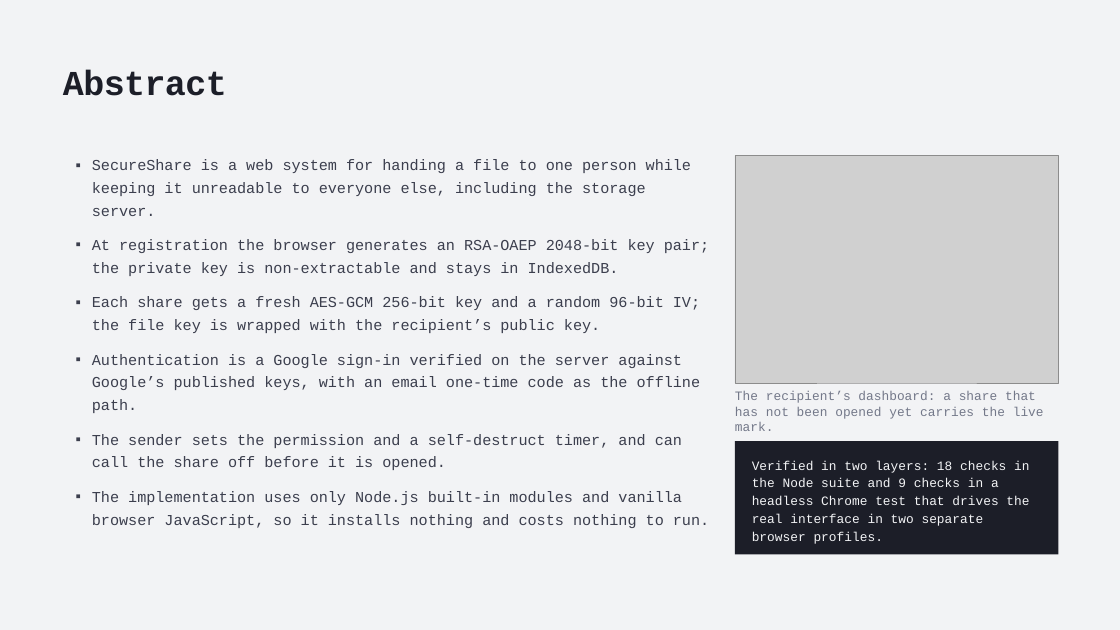
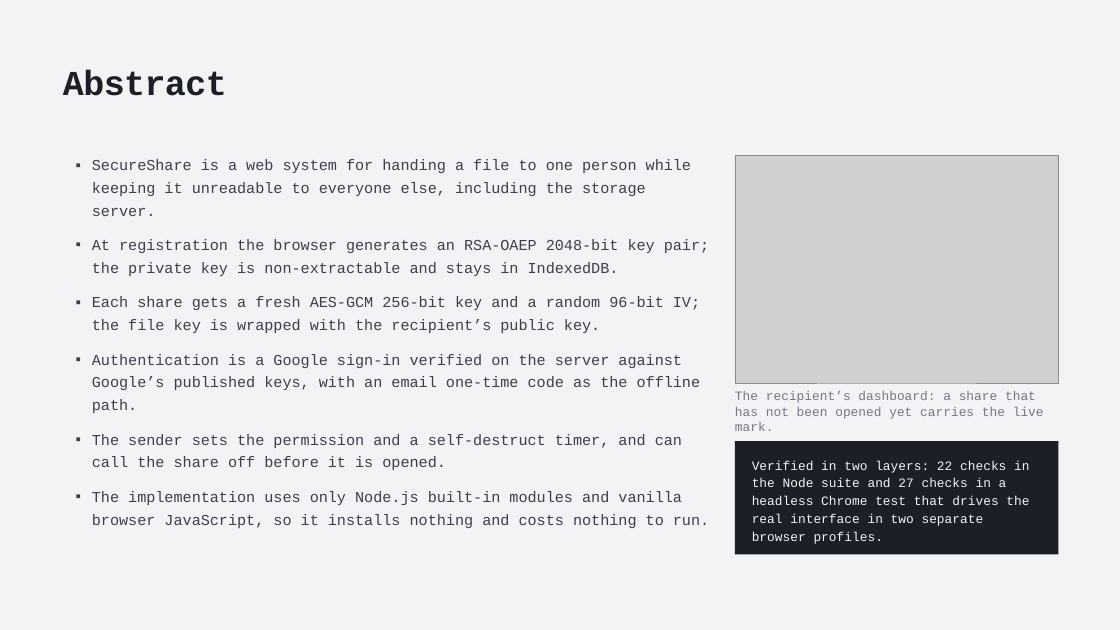
Before and after one commit to aswathas/sugan-project, a slide deck: slide 4 of report/SecureShare-REVIEW-3.pptx. Drawn at 1120x630 pixels with LibreOffice and Linux fonts; fonts in the diff are those of the drawing; grey boxes stand for pictures. Boxes give left, top, right and bottom in pixels: in the first picture for what was removed or moved away, otherwise in the second. Text is boxed around its words. In the diff, an @@ line names an element or a change of style, - is before the commit and + after.

```diff
--- a/report/SecureShare-REVIEW-3.pptx
+++ b/report/SecureShare-REVIEW-3.pptx
@@ text at bbox=[752, 461, 1029, 544]: text changed @@
-Verified in two layers: 18 checks in the Node suite and 9 checks in a headless Chrome test that drives the real interface in two separate browser profiles.
+Verified in two layers: 22 checks in the Node suite and 27 checks in a headless Chrome test that drives the real interface in two separate browser profiles.
```
Also in this commit, not shown: 35 other files.
